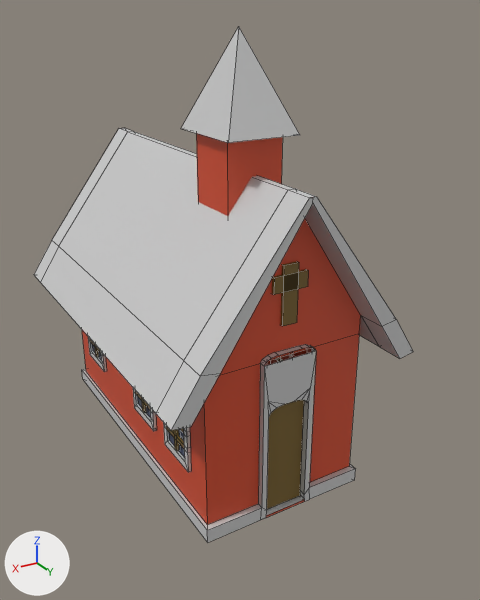
Renders of the FBX model Town-Generating/Assets/Resources/Models/Church.fbx from each side of a commit.
Rendered twice from a 50 mm camera at (7.3, 1.5, 10.66) aimed at (-0.45, -11.43, 4.19). Arrows for +X, +Y and +Z are at lower left; the lights stay in place. Mesh edges are drawn as thin lines. Where no turn or scale is listed for an object, it has been applied to the vertices. Vertices at the same position are counted once.

In view in the first picture: 'Church'.
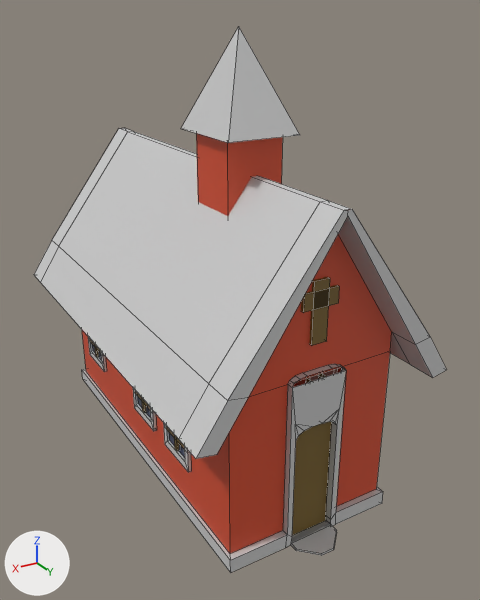
Where the newer file only moved an object's origin or applied its transform, the numbers keep the older frame.

What differs and where, as boxes [x1, y1, x2, y2] in the pictures (480 x 600 px):
```json
{"object": "Church", "change": "reshaped", "before": [34, 27, 413, 543], "after": [34, 27, 446, 573], "on screen": "9% wider"}
{"part": 1, "of": "me_plane_002", "change": "built on", "before": [121, 177, 413, 543], "after": [121, 177, 446, 573]}
```

Scene script edits in JSON lines:
```json
{"block": "me_plane_002", "where": "# used by ob_church; location = (0.0, -12.75, 0.0)"}
{"op": "remove", "block": "me_plane_002", "code": "me_plane_002.from_pydata(...)  # 399 vertices, 332 faces; spans x -3.06..3.06, y -4.68..4.68, z 0.0..10.44"}
{"op": "add", "block": "me_plane_002", "code": "me_plane_002.from_pydata(...)  # 407 vertices, 338 faces; spans x -3.06..3.06, y -4.68..5.74, z 0.0..10.44"}
{"block": "me_plane_002", "change": "me_plane_002 part 1"}
{"block": "me_plane_002", "change": "1 face is deleted"}
{"block": "me_plane_002", "change": "95 vertices in x -3.06..3.06, y 3.98..4.68, z 0.0..7.58 move by (0.0, 1.0, 0.0)"}
{"block": "me_plane_002", "change": "8 vertices are added at x -0.55..0.55, y 5.36..5.74, z 0.0..0.06"}
{"block": "me_plane_002", "change": "6 new faces join them, mat_white (light grey #cccccc)"}
{"block": "me_plane_002", "change": "1 new face joins them, mat_red (red #d44d2d)"}
```
